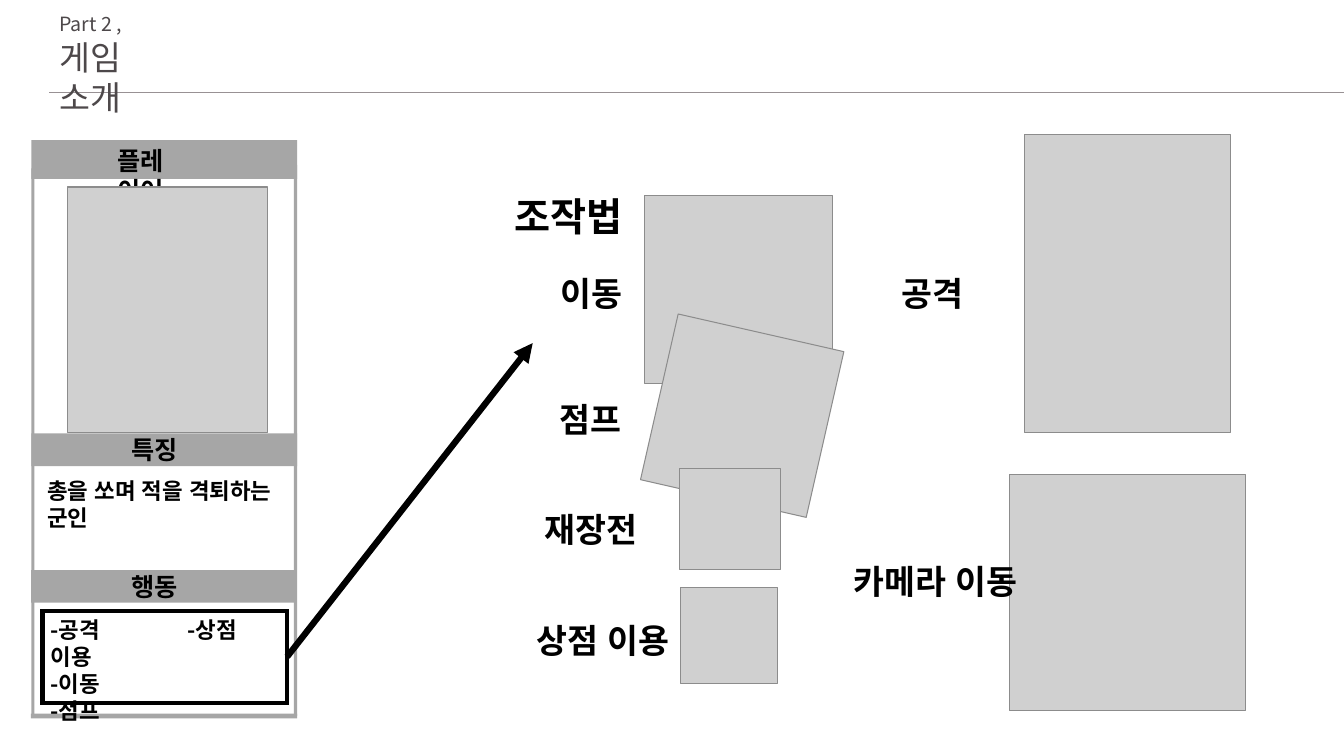
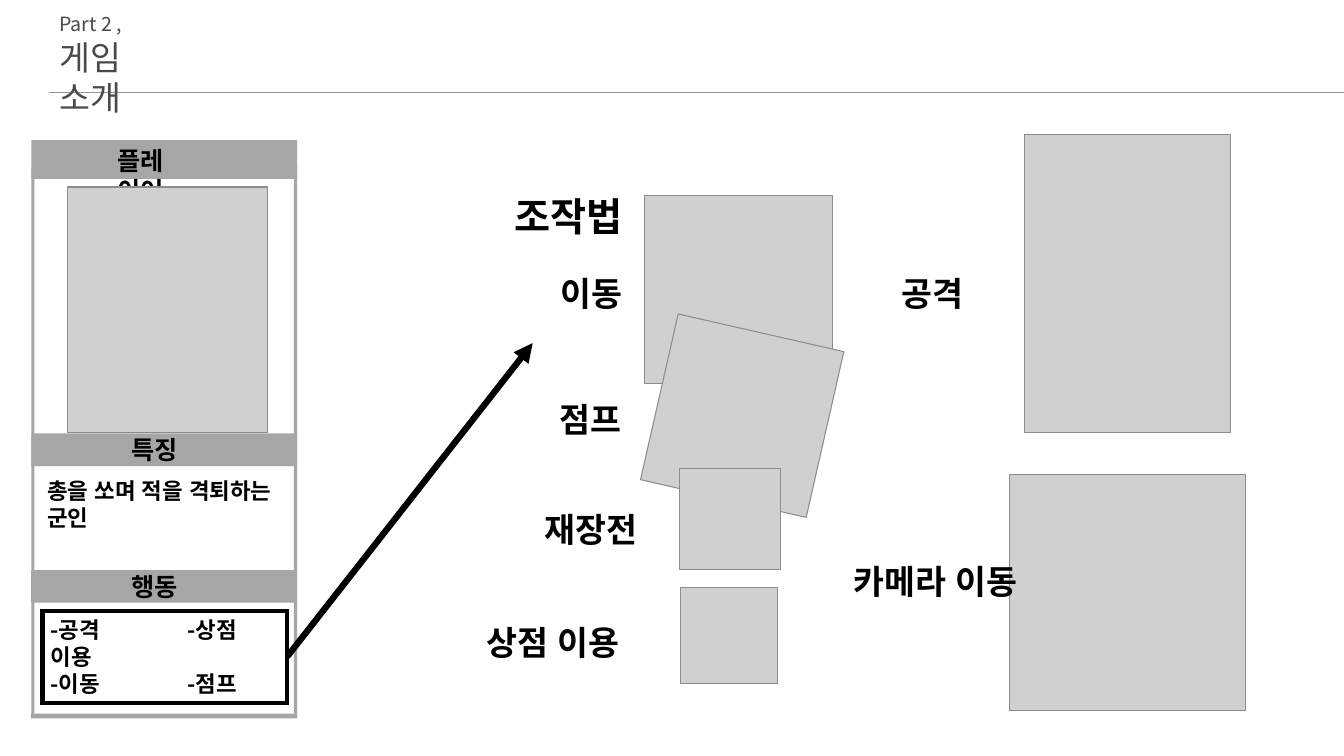
Before and after one commit to ghk01214/KPUFinalGame-deprecated-, a slide deck: slide 19 of docs/졸작 1.0.2.pptx (slide 18 before the commit). Drawn at 1344x756 pixels with LibreOffice and Linux fonts; fonts in the diff are those of the drawing; grey boxes stand for pictures. Boxes give left, top, right and bottom in pixels: in the first picture for what was removed or moved away, otherwise in the second. Text is boxed around its words. In the diff, an @@ line names an element or a change of style, - is before the commit and + after.

```diff
--- a/docs/졸작 1.0.2.pptx
+++ b/docs/졸작 1.0.2.pptx
@@ text "상점 이용": place and size @@
-text "상점 이용" at [536,624,669,656]
+text "상점 이용" at [487,626,620,658]
@@ text at [51,673,237,694]: text changed @@
--이동
--점프
+-이동 -점프
```
Also in this commit, not shown: 4 other slides changed, 1 slide added.
